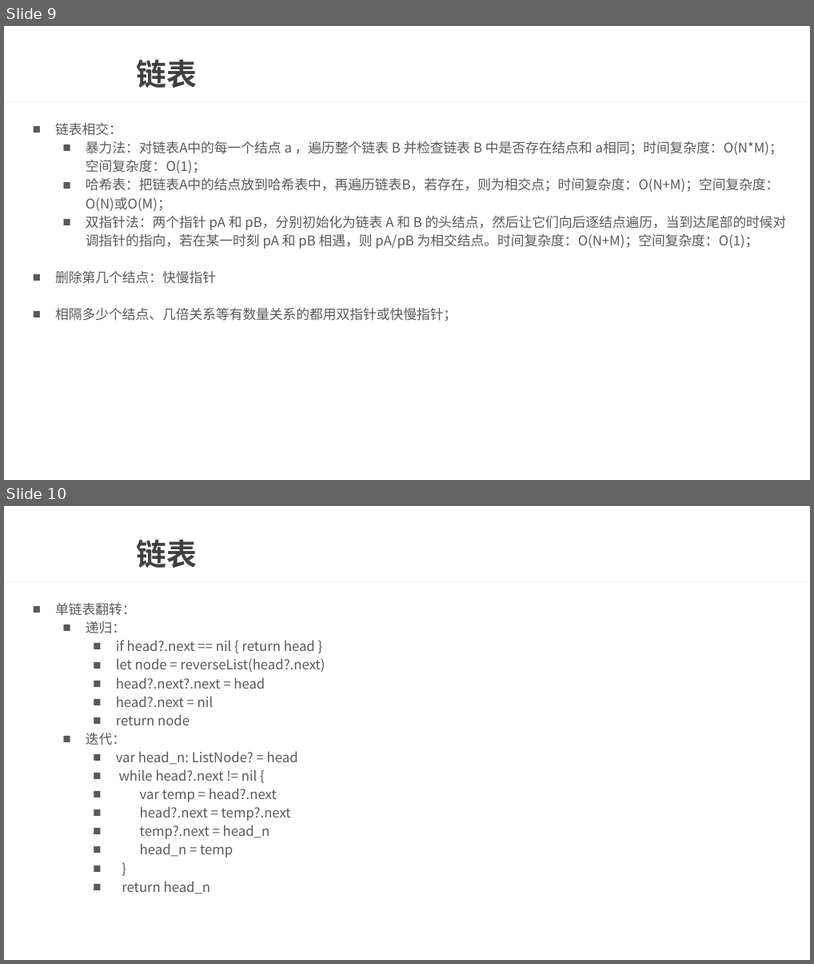
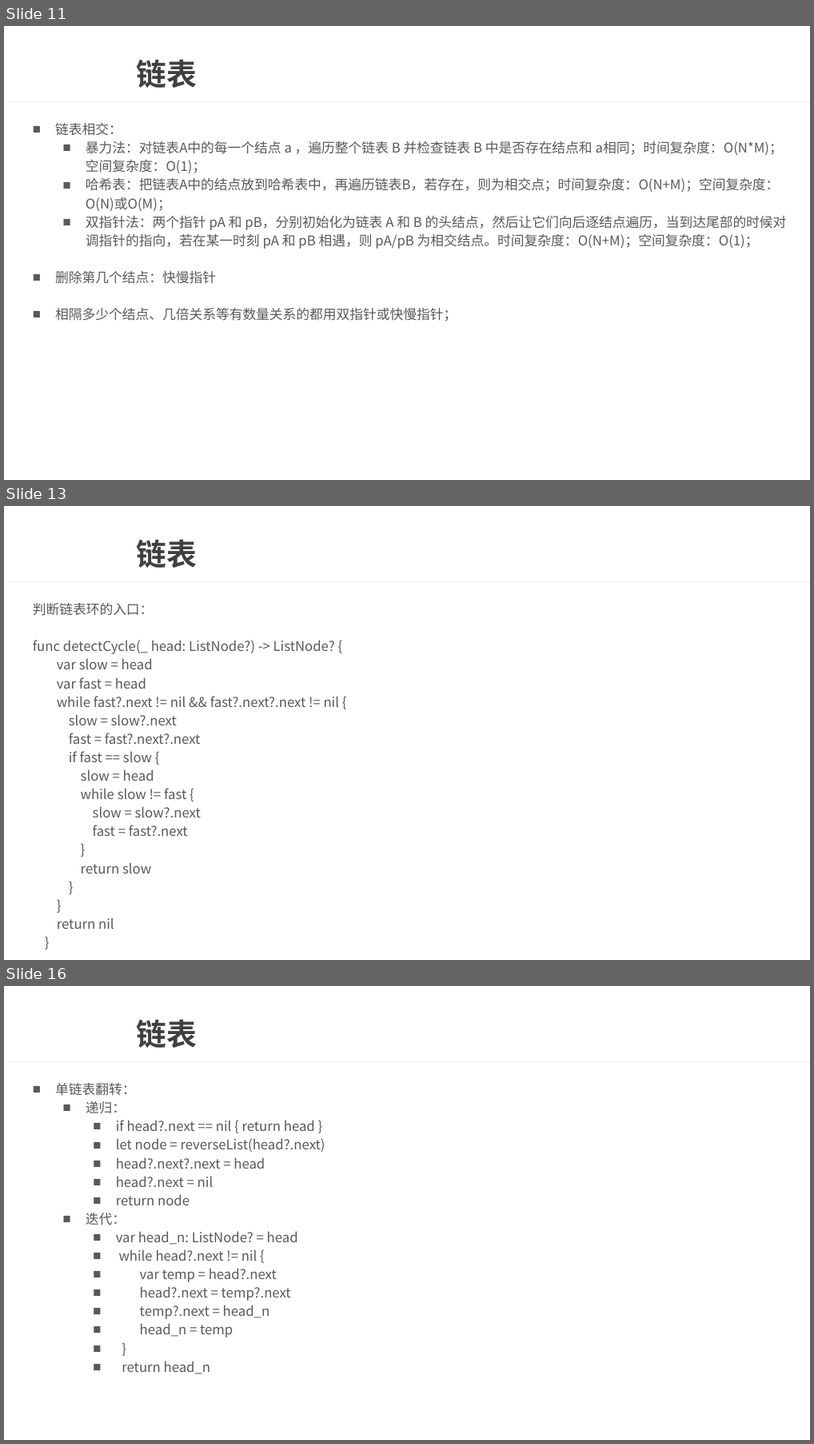
Before and after one commit to wtj900/wtj900.github.io, a slide deck: file/面试文档/13-数据结构与算法.pptx. Shown one above the other, each under a label of ours: slides 9 and 10 before the commit, slides 11, 13 and 16 after it; the slides between them are not shown. The pictures are 814x964 and 814x1444 pixels, drawn with LibreOffice and Linux fonts; fonts in the diff are those of the drawing; background and template pictures are left out. Boxes give left, top, right and bottom in pixels: in the first picture for what was removed or moved away, otherwise in the second. Text is boxed around its words. In the diff, an @@ line names an element or a change of style, - is before the commit and + after.

Commit message:
链表

```diff
--- a/file/面试文档/13-数据结构与算法.pptx
+++ b/file/面试文档/13-数据结构与算法.pptx
@@ slide 13 added at [4, 506, 810, 960], background picture (left out); not listed: 1 template element that a slide beside it also shows @@
@@ title added at [137, 540, 198, 568], 36 pt, text #404040, bold @@
+链表
@@ text added at [33, 603, 340, 928], 16 pt, text #595959 @@
+判断链表环的入口：
+func detectCycle(_ head: ListNode?) -> ListNode? {
+var slow = head
+var fast = head
+while fast?.next != nil && fast?.next?.next != nil {
+slow = slow?.next
+fast = fast?.next?.next
+if fast == slow {
+slow = head
+while slow != fast {
+slow = slow?.next
+fast = fast?.next
+}
+return slow
+}
+}
+return nil
+}
@@ what was slide 9 is now slide 11 @@
@@ what was slide 10 is now slide 16 @@
```
Also in this commit, not shown: 1 slide changed, 5 other slides added, 1 slide removed.
